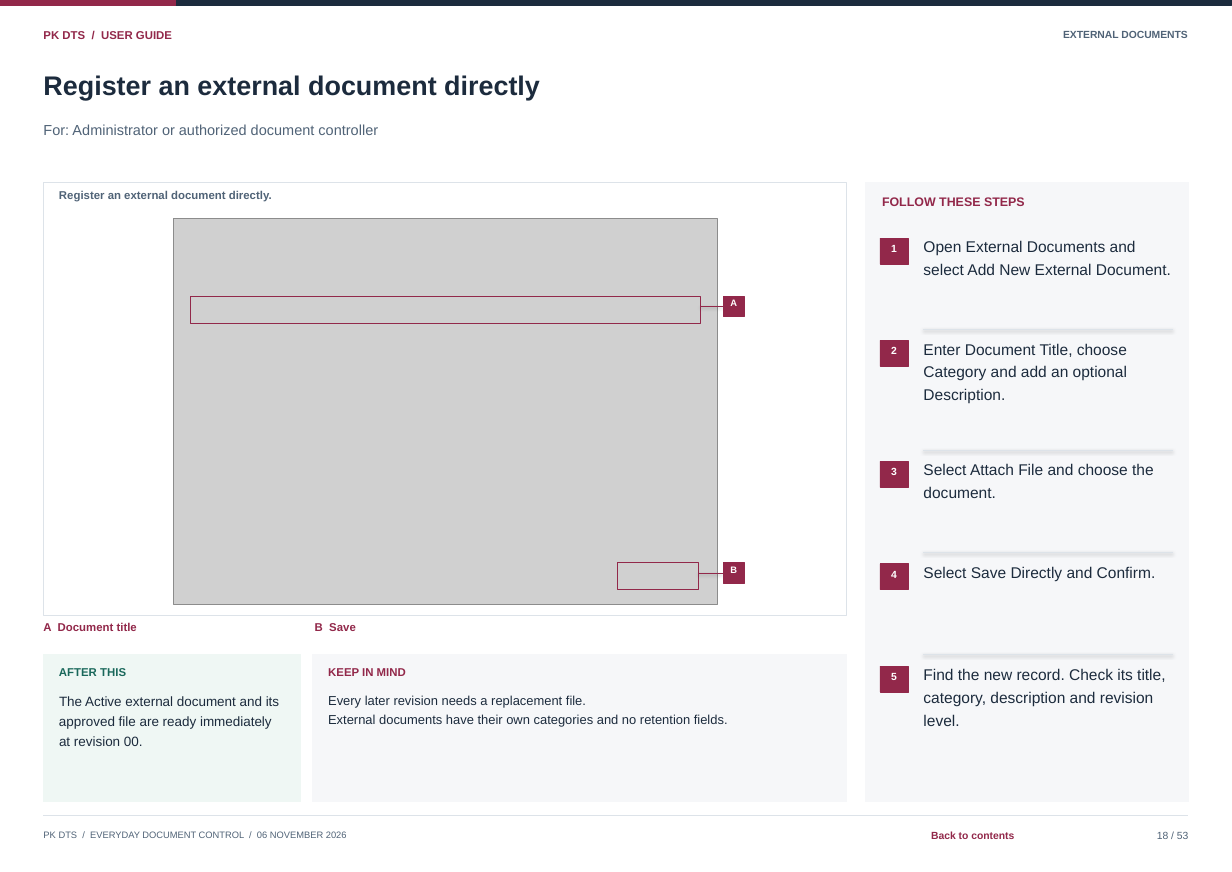
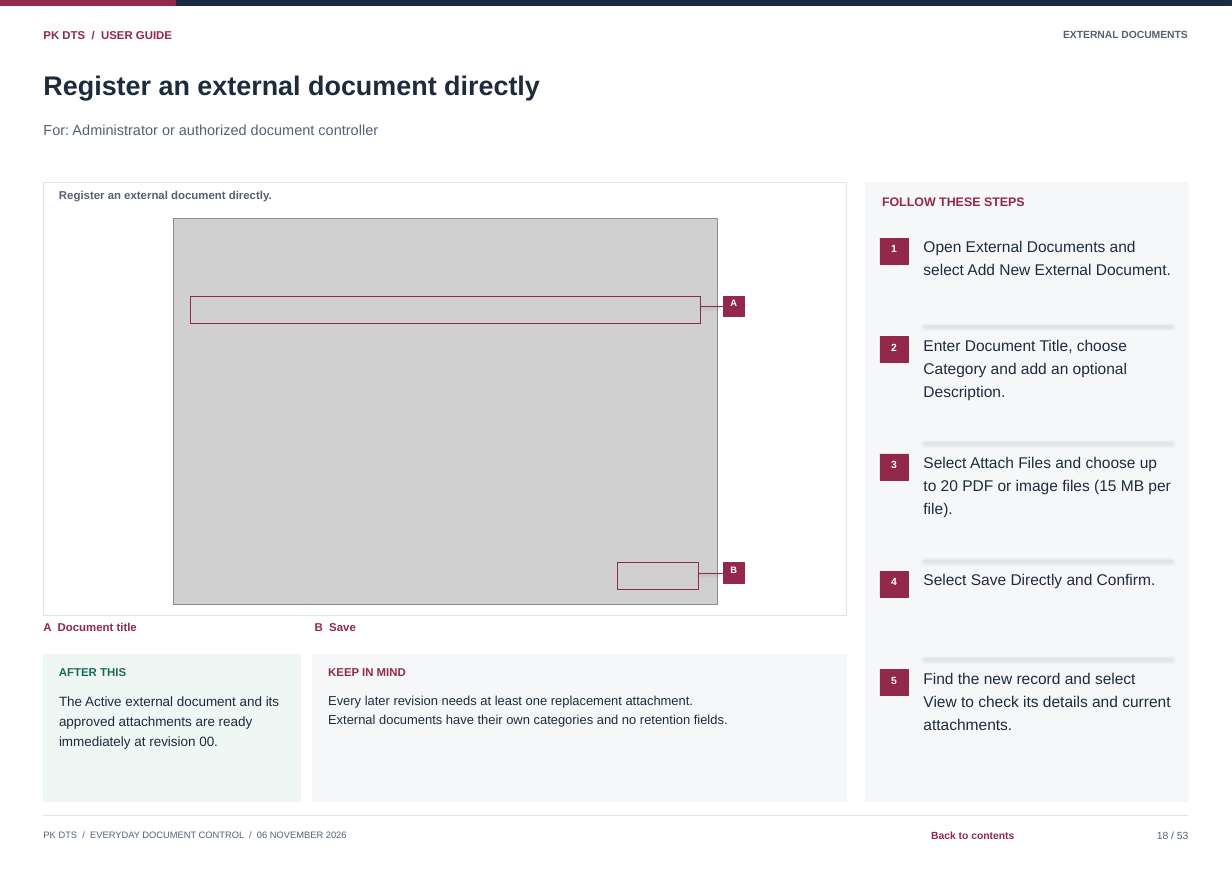
Before and after one commit to curib123/pk_document_tracking_system, a slide deck: slide 18 of docs/system-documentation/PK_DTS_User_Guide.pptx. Drawn at 1232x872 pixels with LibreOffice and Linux fonts; fonts in the diff are those of the drawing; grey boxes stand for pictures. Boxes give left, top, right and bottom in pixels: in the first picture for what was removed or moved away, otherwise in the second. Text is boxed around its words. In the diff, an @@ line names an element or a change of style, - is before the commit and + after.

```diff
--- a/docs/system-documentation/PK_DTS_User_Guide.pptx
+++ b/docs/system-documentation/PK_DTS_User_Guide.pptx
@@ 3 texts, 2 lines, 2 rectangles: place and size @@
-3 texts, 2 lines, 2 rectangles at box(880, 329, 1173, 487)
+3 texts, 2 lines, 2 rectangles at box(880, 325, 1173, 480)
@@ text at box(923, 456, 1157, 471): text changed @@
-Select Attach File and choose the
+Select Attach Files and choose up
@@ text at box(923, 479, 1170, 494): text changed @@
-document.
+to 20 PDF or image files (15 MB per
@@ text added at box(923, 502, 952, 517), 15 pt, text #1C2B3D @@
+file).
@@ line moved from (923, 552) - (1173, 552) to (923, 560) - (1173, 560) @@
@@ rectangle: place and size @@
-rectangle at box(880, 563, 909, 590)
+rectangle at box(880, 571, 909, 597)
@@ 3 texts, 1 line: place and size @@
-3 texts, 1 line at box(891, 566, 1173, 680)
+3 texts, 1 line at box(891, 573, 1173, 684)
@@ text at box(923, 672, 1136, 684): text changed @@
-category, description and revision
+Find the new record and select
@@ text at box(59, 716, 253, 729): text changed @@
-approved file are ready immediately
+approved attachments are ready
@@ text at box(328, 695, 694, 708): text changed @@
-Every later revision needs a replacement file.
+Every later revision needs at least one replacement attachment.
@@ text at box(923, 695, 1170, 707): text changed @@
-Find the new record. Check its title,
+View to check its details and current
@@ text removed at box(923, 714, 959, 726) @@
-level.
@@ text added at box(923, 718, 1012, 730), 15 pt, text #1C2B3D @@
+attachments.
@@ text at box(59, 736, 218, 749): text changed @@
-at revision 00.
+immediately at revision 00.
```
Also in this commit, not shown: 23 other slides changed, 22 other files.
